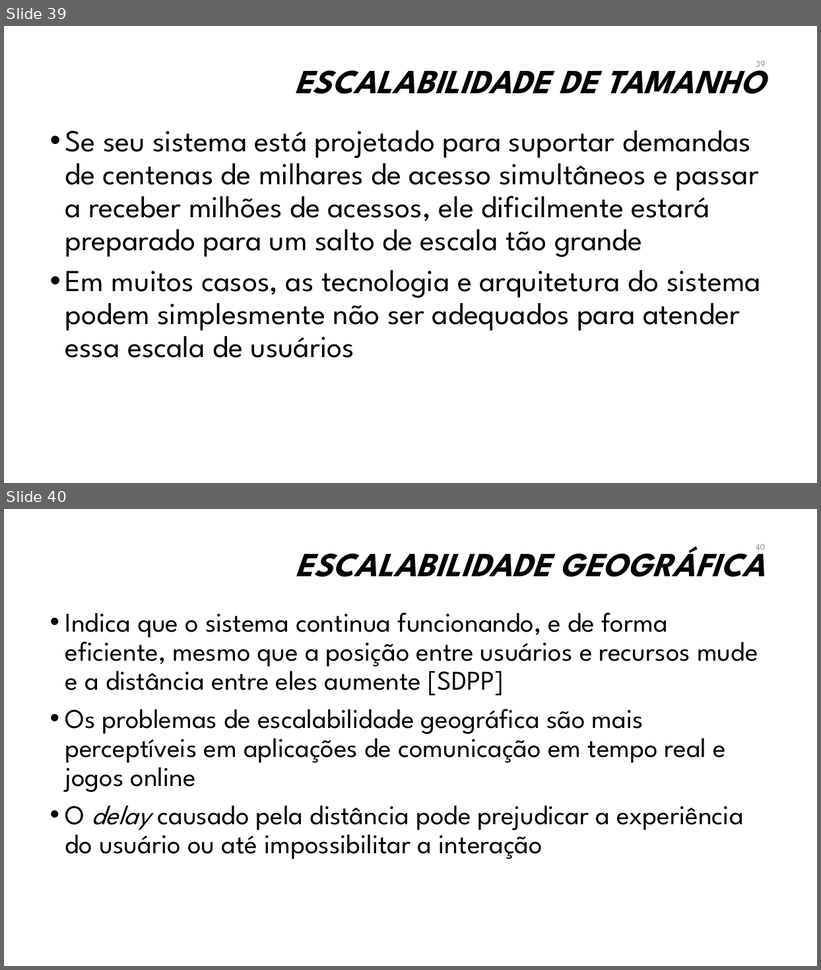
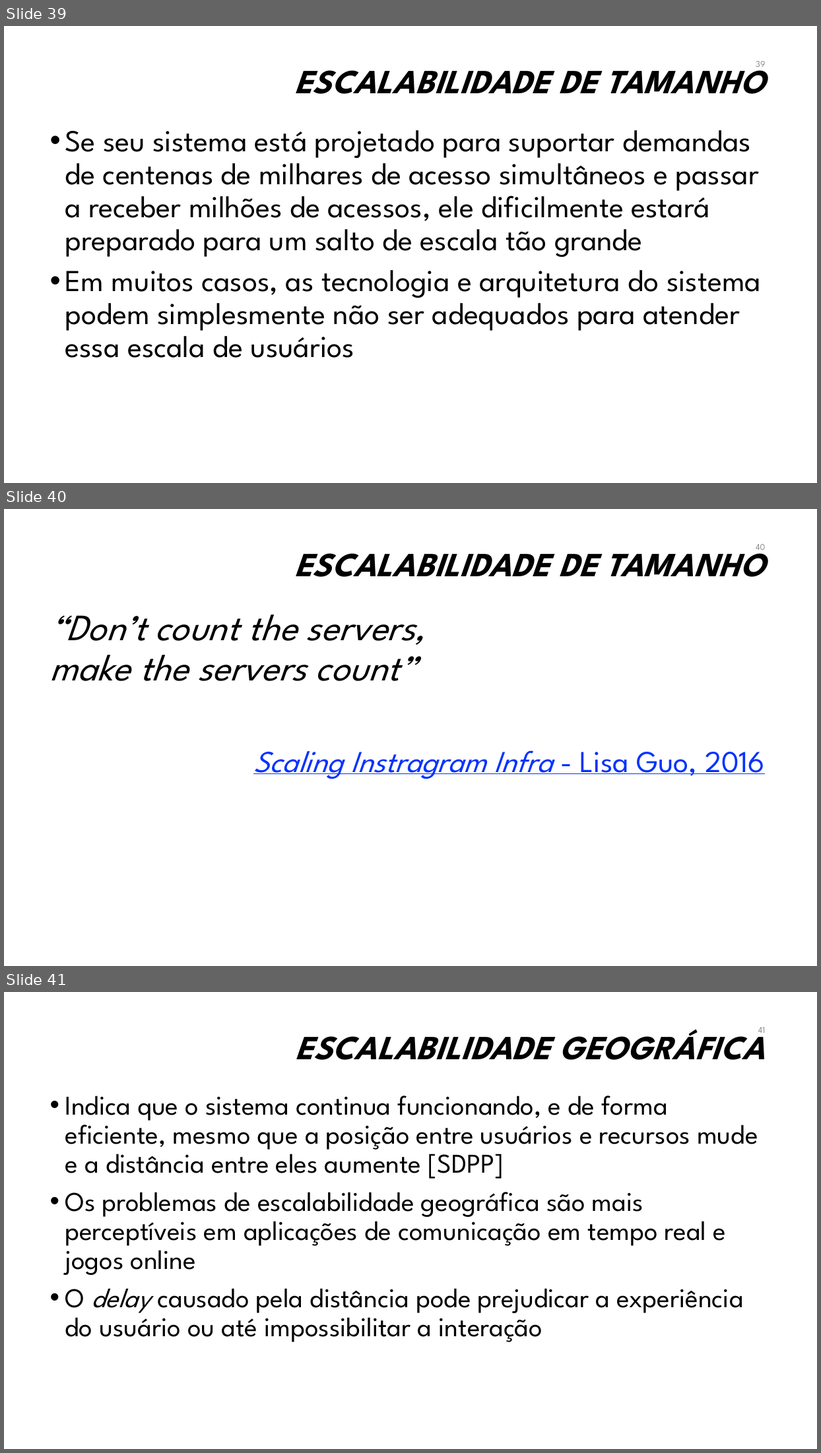
Before and after one commit to manoelcampos/sistemas-distribuidos, a slide deck: introducao-sd.pptx. Shown one above the other, each under a label of ours: slides 39 and 40 before the commit, slides 39, 40 and 41 after it. The pictures are 821x970 and 821x1453 pixels, drawn with LibreOffice and Linux fonts; fonts in the diff are those of the drawing; background and template pictures are left out. Boxes give left, top, right and bottom in pixels: in the first picture for what was removed or moved away, otherwise in the second. Text is boxed around its words. In the diff, an @@ line names an element or a change of style, - is before the commit and + after.

```diff
--- a/introducao-sd.pptx
+++ b/introducao-sd.pptx
@@ slide 40 added at box(4, 509, 817, 966), background #FFFFFF @@
@@ title added at box(294, 544, 765, 577), 40 pt, text #000000, bold, italic @@
+ESCALABILIDADE DE TAMANHO
@@ page number added at box(756, 544, 765, 550), 10.5 pt, text #8C8C8C @@
+40
@@ text added at box(50, 615, 765, 779), 44 pt, text #000000, italic @@
+“Don’t count the servers,
+make the servers count”
+Scaling Instragram Infra - Lisa Guo, 2016
@@ what was slide 40 is now slide 41 @@
@@ page number at box(758, 1027, 766, 1033): text changed @@
-40
+41
```
Also in this commit, not shown: 1 slide changed, 2 other files.
